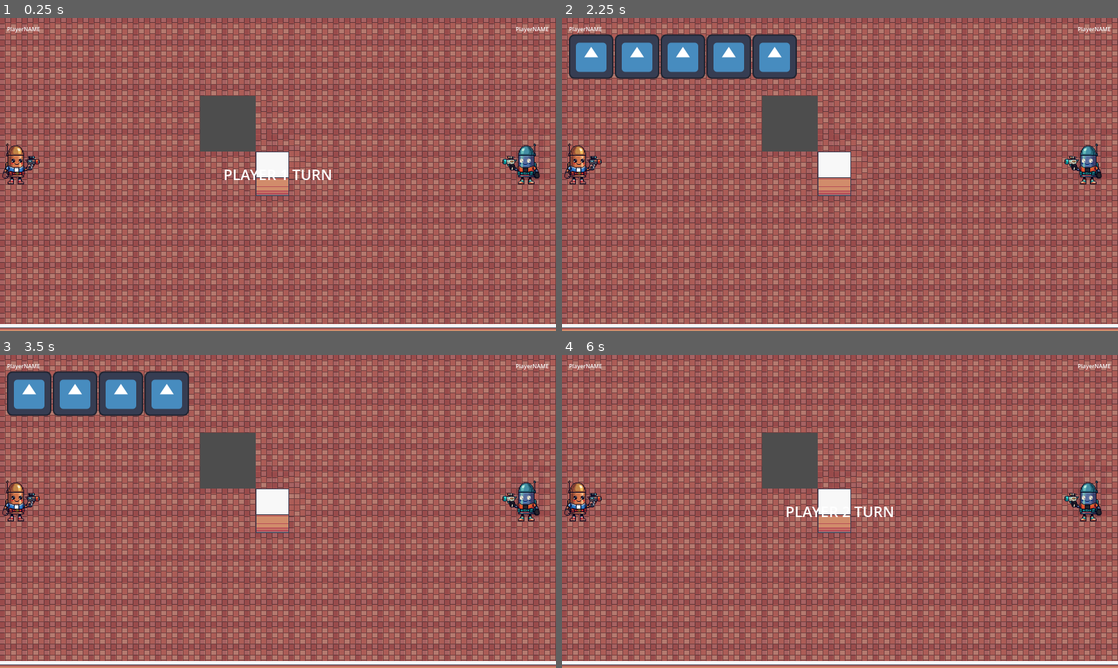
Above: before the commit, frames 1-4 (two rows, left to right).
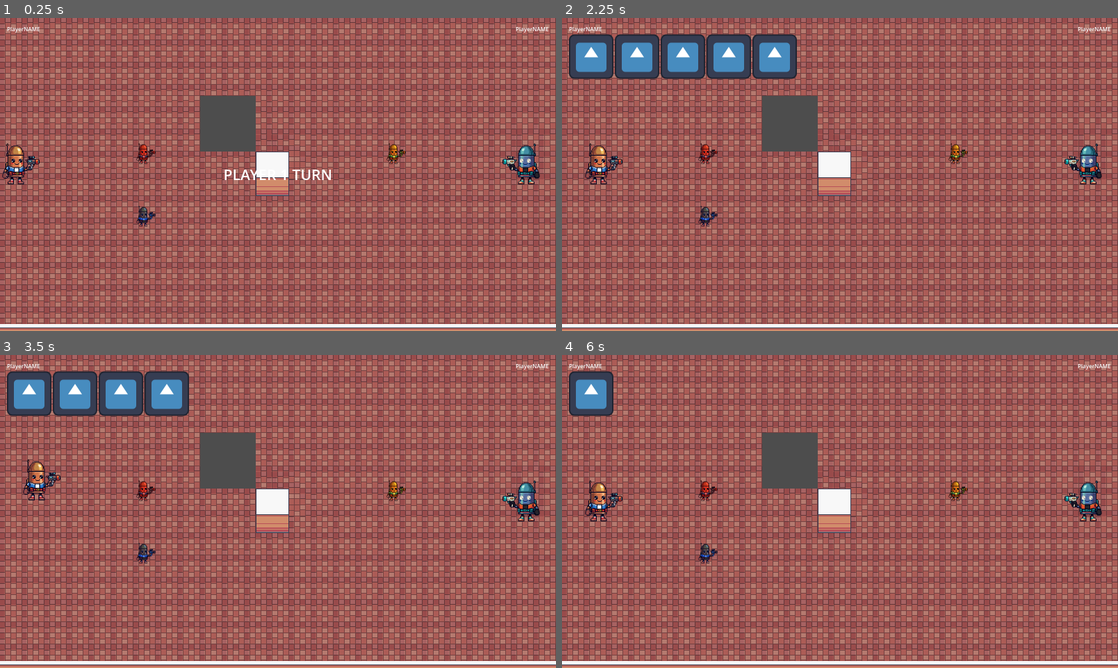
Above: after the commit, the same moments.

Repository: duckenclaw/dice-gunmen
Game: Godot game, scene res://src/level.tscn
Two runs of this game, one before a commit and one after it. Both use one fixed random seed, a clock stepped at 60 frames per second and the inputs below. The engine's default icon, where the game draws it, is replaced by a stand-in: a white triangle on a blue panel in a dark square.
Inputs:
- Up to frame 1 (0.25 s): no input
- Up to frame 2 (2.25 s): tap Enter at 0.5, 2 s; hold D (right) 0.53-1.28 s; tap Space (shoot) at 0.6, 1.25, 1.55, 2.1 s; tap E (pickup, bound only after the commit) at 0.8, 1.35 s; hold S (down) 1.28-2.03 s; hold D (right) from 2.03 s (still down)
- Up to frame 3 (3.5 s): tap E (pickup, bound only after the commit) at 2.3, 2.85 s; tap Space (shoot) at 2.75, 3.05 s; release D (right) at 2.78 s; hold W (up) from 2.78 s (still down)
- Up to frame 4 (6 s): tap Enter at 3.5 s; release W (up) at 3.53 s; hold A (left) 3.53-5.03 s; tap Space (shoot) at 3.6, 4.25, 4.55, 5.1 s; tap E (pickup, bound only after the commit) at 3.8, 4.35, 5.3, 5.85 s; hold S (down) 5.03-5.78 s; hold D (right) from 5.78 s (still down)

The runs differ from the first frame. In frame 1, 0.4% of the frame differs, in the area x 24-73%, y 40-67%; in frame 2, 1.1%; in frame 3, 1.2%; in frame 4, 2.5%, in the area x 0-73%, y 5-67%.

Commit message:
added pistol, rifle and rockets as weapon types with in level pickups

Diff:
--- a/project.godot
+++ b/project.godot
@@ -52,6 +52,11 @@
 , Object(InputEventKey,"resource_local_to_scene":false,"resource_name":"","device":-1,"window_id":0,"alt_pressed":false …(183 unchanged characters)…
 ]
 }
+pickup={
+"deadzone": 0.2,
+"events": [Object(InputEventKey,"resource_local_to_scene":false,"resource_name":"","device":-1,"window_id":0,"alt_pressed":false,"shift_pressed":false,"ctrl_pressed":false,"meta_pressed":false,"pressed":false,"keycode":0,"physical_keycode":69,"key_label":0,"unicode":101,"location":0,"echo":false,"script":null)
+]
+}
 
 [physics]
 
--- a/src/level.tscn
+++ b/src/level.tscn
@@ -6,15 +6,16 @@
 [ext_resource type="Texture2D" uid="uid://dqtbqnmqvm6aa" path="res://assets/player1.png" id="3_player1"]
 [ext_resource type="Texture2D" uid="uid://dtm3fubsepa5p" path="res://assets/player2.png" id="4_player2"]
 [ext_resource type="PackedScene" uid="uid://bvn8x7y2q3r4t" path="res://src/PlayerStats.tscn" id="6_playerstats"]
+[ext_resource type="PackedScene" path="res://src/weapon_pickup.tscn" id="7_weapon"]
 
 [node name="Level" type="Node2D" unique_id=776943301]
 script = ExtResource("1_ybxv7")
 
-[node name="Floor" type="TileMapLayer" parent="." groups=["floor_layer"] unique_id=1609750983]
+[node name="Floor" type="TileMapLayer" parent="." unique_id=1609750983 groups=["floor_layer"]]
 tile_map_data = PackedByteArray("AAAAAAAAAAAWAAoAAAAAAAEAAAAWAAsAAAAAAAIAAAAWAAwAAAAAAAMAAAAWAA0AAAABAAAAAAAXAAoAAAABAA …(86320 unchanged characters)…
 tile_set = ExtResource("2_pothl")
 
-[node name="Obstacles" type="TileMapLayer" parent="." groups=["obstacle_layer"] unique_id=749979496]
+[node name="Obstacles" type="TileMapLayer" parent="." unique_id=749979496 groups=["obstacle_layer"]]
 tile_map_data = PackedByteArray("AABjADcAAAARAAoAAABkADYAAAAXAAQAAABkADcAAAAHAAoAAAD//zcAAAAGAAoAAAAAADcAAAAPAAoAAAAAAP …(15504 unchanged characters)…
 tile_set = ExtResource("2_pothl")
 
@@ -25,6 +26,17 @@
 [node name="Player2" parent="." unique_id=433582748 instance=ExtResource("2_4q7qo")]
 position = Vector2(1521, 450)
 player_sprite = ExtResource("4_player2")
+
+[node name="PistolPickup" parent="." unique_id=475429912 instance=ExtResource("7_weapon")]
+position = Vector2(420, 420)
+
+[node name="SniperPickup" parent="." unique_id=145884428 instance=ExtResource("7_weapon")]
+position = Vector2(420, 616)
+weapon_type = 1
+
+[node name="RpgPickup" parent="." unique_id=37183481 instance=ExtResource("7_weapon")]
+position = Vector2(1140, 420)
+weapon_type = 2
 
 [node name="CanvasLayer" type="CanvasLayer" parent="." unique_id=2018314531]
 follow_viewport_enabled = true
--- a/src/player.gd
+++ b/src/player.gd
@@ -6,11 +6,20 @@
 	AIMING
 }
 
+enum Weapon {
+	NONE,
+	PISTOL,
+	SNIPER,
+	RPG
+}
+
 signal action_performed
 signal died
 
 const GRID_SIZE = 60
 const MOVE_SPEED = 300.0
+const SHOT_RANGE_CELLS = 30
+const RPG_AOE_RADIUS = 1  # 1 = 3x3 cells centered on hit
 
 @export var player_sprite: Texture2D
 
@@ -18,6 +27,8 @@
 var is_controllable: bool = false
 var health: int = 1
 var current_aim_direction: Vector2 = Vector2.RIGHT
+var current_weapon: Weapon = Weapon.NONE
+var current_ammo: int = 0
 
 @onready var raycast: RayCast2D = $RayCast2D
 @onready var sprite: Sprite2D = $Sprite2D
@@ -25,17 +36,11 @@
 @onready var obstacle_layer: TileMapLayer = get_tree().get_first_node_in_group("obstacle_layer")
 
 func _ready():
-	# Apply player sprite if set
 	if player_sprite:
 		sprite.texture = player_sprite
 
-	# Snap to grid on start
 	position = _snap_to_grid(position)
-
-	# Hide raycast initially
 	raycast.enabled = false
-
-	# Set initial raycast direction
 	_update_raycast_direction(Vector2.RIGHT)
 
 func _physics_process(_delta):
@@ -48,12 +53,17 @@
 		_handle_aiming_state()
 
 func _handle_idle_state():
-	# Check for shoot button to enter aiming mode
+	if Input.is_action_just_pressed("pickup"):
+		_try_pickup()
+		return
+
 	if Input.is_action_just_pressed("shoot"):
+		if current_weapon == Weapon.NONE or current_ammo <= 0:
+			print("No weapon equipped")
+			return
 		_enter_aiming_state()
 		return
 
-	# Handle movement
 	var direction = Vector2.ZERO
 
 	if Input.is_action_just_pressed("right"):
@@ -69,12 +79,10 @@
 		_try_move(direction)
 
 func _handle_aiming_state():
-	# Check for shoot button to fire
 	if Input.is_action_just_pressed("shoot"):
 		_fire_weapon()
 		return
 
-	# Handle aim direction changes
 	var new_direction = Vector2.ZERO
 
 	if Input.is_action_just_pressed("right"):
@@ -114,6 +122,21 @@
 
 	action_performed.emit()
 
+func _try_pickup():
+	# Use physics overlap so any weapon Area2D touching the player's body counts
+	var pickup: Node = null
+	for area in $PickupDetector.get_overlapping_areas():
+		if area.is_in_group("weapon"):
+			pickup = area
+			break
+
+	if pickup == null:
+		print("No pickup here")
+		return
+
+	if pickup.try_pickup(self):
+		action_performed.emit()
+
 func _is_cell_walkable(world_pos: Vector2) -> bool:
 	if floor_layer == null or obstacle_layer == null:
 		return true
@@ -144,46 +167,149 @@
 func _enter_aiming_state():
 	state = PlayerState.AIMING
 	raycast.enabled = true
-	print("Entered aiming state")
-
-	# Note: Entering aim doesn't cost AP, only firing does
+	print("Entered aiming state with ", _weapon_label(), " (", current_ammo, " ammo)")
 
 func _update_raycast_direction(direction: Vector2):
 	current_aim_direction = direction
-
-	# Update raycast target position based on direction
-	# Scale to reasonable distance (1000 pixels)
 	raycast.target_position = direction * 1000
-
 	print("Aiming direction: ", direction)
 
 func _fire_weapon():
-	print("Firing weapon!")
-
-	# Force raycast update
+	print("Firing ", _weapon_label())
+
+	match current_weapon:
+		Weapon.PISTOL:
+			_fire_pistol()
+		Weapon.SNIPER:
+			_fire_sniper()
+		Weapon.RPG:
+			_fire_rpg()
+		_:
+			print("No weapon to fire")
+			_exit_aiming_state()
+			return
+
+	current_ammo -= 1
+	if current_ammo <= 0:
+		print("Out of ammo, dropping ", _weapon_label())
+		current_weapon = Weapon.NONE
+		current_ammo = 0
+
+	_exit_aiming_state()
+	action_performed.emit()
+
+func _fire_pistol():
 	raycast.force_raycast_update()
-
-	# Check if raycast hit something
 	if raycast.is_colliding():
 		var collider = raycast.get_collider()
-		print("Hit: ", collider.name)
-
+		print("Pistol hit: ", collider.name)
 		if collider != self and collider.has_method("take_damage"):
 			collider.take_damage(1)
 	else:
-		print("Missed!")
-
-	# Exit aiming state
-	_exit_aiming_state()
-
-	# Emit action performed signal
-	action_performed.emit()
+		print("Pistol missed")
+
+func _fire_sniper():
+	var space_state = get_world_2d().direct_space_state
+	var origin = position + Vector2(0, -60)  # match raycast offset (raycast is at y=-60)
+	var end = origin + current_aim_direction * GRID_SIZE * SHOT_RANGE_CELLS
+
+	var exclude: Array[RID] = []
+	# Exclude self so we don't immediately hit our own collider
+	exclude.append(get_rid())
+
+	var passes = 0
+	var max_passes = 32  # safety cap
+	while passes < max_passes:
+		passes += 1
+		var query = PhysicsRayQueryParameters2D.create(origin, end)
+		query.exclude = exclude
+		query.collide_with_bodies = true
+		var result = space_state.intersect_ray(query)
+
+		if result.is_empty():
+			print("Sniper end of range")
+			return
+
+		var collider = result.collider
+		var pierces = collider.is_in_group("box") or collider.is_in_group("door")
+
+		if collider.has_method("take_damage"):
+			print("Sniper hit: ", collider.name)
+			collider.take_damage(1)
+		else:
+			print("Sniper hit non-damageable: ", collider.name)
+
+		if not pierces:
+			return
+
+		# Continue past doors/boxes by excluding them from the next query
+		exclude.append(result.rid)
+
+func _fire_rpg():
+	raycast.force_raycast_update()
+
+	var explosion_world: Vector2
+	if raycast.is_colliding():
+		explosion_world = raycast.get_collision_point()
+	else:
+		# No hit — explode at max range
+		explosion_world = (position + Vector2(0, -60)) + current_aim_direction * GRID_SIZE * SHOT_RANGE_CELLS
+
+	var center_cell = Vector2i(
+		int(round(explosion_world.x / GRID_SIZE)),
+		int(round(explosion_world.y / GRID_SIZE))
+	)
+
+	print("RPG explosion at cell: ", center_cell)
+
+	var aoe_cells: Array[Vector2i] = []
+	for dx in range(-RPG_AOE_RADIUS, RPG_AOE_RADIUS + 1):
+		for dy in range(-RPG_AOE_RADIUS, RPG_AOE_RADIUS + 1):
+			aoe_cells.append(center_cell + Vector2i(dx, dy))
+
+	# Damage boxes in AOE
+	for box in get_tree().get_nodes_in_group("box"):
+		if box.cell() in aoe_cells:
+			print("RPG damaging box at ", box.cell())
+			box.take_damage(1)
+
+	# Damage doors whose either spanned cell is in AOE
+	for door in get_tree().get_nodes_in_group("door"):
+		if door.cell_a in aoe_cells or door.cell_b in aoe_cells:
+			print("RPG damaging door spanning ", door.cell_a, "-", door.cell_b)
+			door.take_damage(1)
+
+	# Damage players (including self) in AOE
+	for player in get_tree().get_nodes_in_group("player"):
+		var pcell = Vector2i(int(round(player.position.x / GRID_SIZE)), int(round(player.position.y / GRID_SIZE)))
+		if pcell in aoe_cells:
+			print("RPG damaging player at ", pcell)
+			if player.has_method("take_damage"):
+				player.take_damage(1)
 
 func _exit_aiming_state():
 	state = PlayerState.IDLE
 	raycast.enabled = false
 	print("Exited aiming state")
 
+func equip_weapon(weapon_type: int, ammo: int):
+	# weapon_type comes in as WeaponPickup.WeaponType ordinal; map to local Weapon enum
+	match weapon_type:
+		0: current_weapon = Weapon.PISTOL
+		1: current_weapon = Weapon.SNIPER
+		2: current_weapon = Weapon.RPG
+		_: current_weapon = Weapon.NONE
+	current_ammo = ammo
+	print("Equipped ", _weapon_label(), " with ", current_ammo, " ammo")
+
+func _weapon_label() -> String:
+	match current_weapon:
+		Weapon.NONE: return "None"
+		Weapon.PISTOL: return "Pistol"
+		Weapon.SNIPER: return "Sniper Rifle"
+		Weapon.RPG: return "RPG"
+	return "Unknown"
+
 func take_damage(amount: int):
 	health -= amount
 	print("Player took %d damage. Health: %d" % [amount, health])
@@ -194,7 +320,6 @@
 func _die():
 	print("Player died!")
 	died.emit(self)
-	# Optionally hide or disable the player
 	visible = false
 
 func set_controllable(controllable: bool):
--- a/src/player.tscn
+++ b/src/player.tscn
@@ -6,7 +6,10 @@
 [sub_resource type="RectangleShape2D" id="RectangleShape2D_4q7qo"]
 size = Vector2(60, 120)
 
-[node name="Player" type="CharacterBody2D" unique_id=566051724]
+[sub_resource type="RectangleShape2D" id="RectangleShape2D_pickup"]
+size = Vector2(50, 50)
+
+[node name="Player" type="CharacterBody2D" groups=["player"] unique_id=566051724]
 script = ExtResource("1_lowyb")
 
 [node name="CollisionShape2D" type="CollisionShape2D" parent="." unique_id=1147414580]
@@ -21,3 +24,9 @@
 position = Vector2(0, -60)
 scale = Vector2(0.1, 0.1)
 texture = ExtResource("2_gmfve")
+
+[node name="PickupDetector" type="Area2D" parent="."]
+
+[node name="CollisionShape2D" type="CollisionShape2D" parent="PickupDetector"]
+position = Vector2(0, -30)
+shape = SubResource("RectangleShape2D_pickup")
--- /dev/null
+++ b/src/weapon_pickup.gd
@@ -0,0 +1,46 @@
+extends Area2D
+class_name WeaponPickup
+
+const GRID_SIZE = 60
+
+enum WeaponType { PISTOL, SNIPER, RPG }
+
+@export var weapon_type: WeaponType = WeaponType.PISTOL
+@export var ammo: int = 0  # 0 = use default for this weapon
+
+@onready var sprite: Sprite2D = $Sprite2D
+
+func _ready():
+	add_to_group("weapon")
+	position = _snap_to_grid(position)
+	_apply_visual()
+
+func try_pickup(player) -> bool:
+	var actual_ammo = ammo if ammo > 0 else default_ammo(weapon_type)
+	player.equip_weapon(weapon_type, actual_ammo)
+	queue_free()
+	return true
+
+static func default_ammo(t: int) -> int:
+	match t:
+		WeaponType.PISTOL: return 5
+		WeaponType.SNIPER: return 2
+		WeaponType.RPG: return 1
+	return 0
+
+func _apply_visual():
+	if sprite == null:
+		return
+	match weapon_type:
+		WeaponType.PISTOL:
+			sprite.modulate = Color(1.0, 0.4, 0.4)
+		WeaponType.SNIPER:
+			sprite.modulate = Color(0.4, 0.6, 1.0)
+		WeaponType.RPG:
+			sprite.modulate = Color(1.0, 0.9, 0.3)
+
+func _snap_to_grid(pos: Vector2) -> Vector2:
+	return Vector2(
+		round(pos.x / GRID_SIZE) * GRID_SIZE,
+		round(pos.y / GRID_SIZE) * GRID_SIZE
+	)
--- /dev/null
+++ b/src/weapon_pickup.tscn
@@ -0,0 +1,19 @@
+[gd_scene load_steps=4 format=3]
+
+[ext_resource type="Script" path="res://src/weapon_pickup.gd" id="1_pickup"]
+[ext_resource type="Texture2D" path="res://assets/player1.png" id="2_icon"]
+
+[sub_resource type="RectangleShape2D" id="RectangleShape2D_pickup"]
+size = Vector2(50, 50)
+
+[node name="WeaponPickup" type="Area2D" groups=["weapon"]]
+script = ExtResource("1_pickup")
+
+[node name="CollisionShape2D" type="CollisionShape2D" parent="."]
+position = Vector2(0, -30)
+shape = SubResource("RectangleShape2D_pickup")
+
+[node name="Sprite2D" type="Sprite2D" parent="."]
+position = Vector2(0, -30)
+scale = Vector2(0.05, 0.05)
+texture = ExtResource("2_icon")
Not shown, added: src/box.gd.uid
Not shown, added: src/door.gd.uid
Not shown: 1 places in src/level.tscn that only renumber resources
Not shown: 1 places in src/player.tscn that only renumber resources
Not shown, added: src/weapon_pickup.gd.uid
Not shown, changed: todo.md
